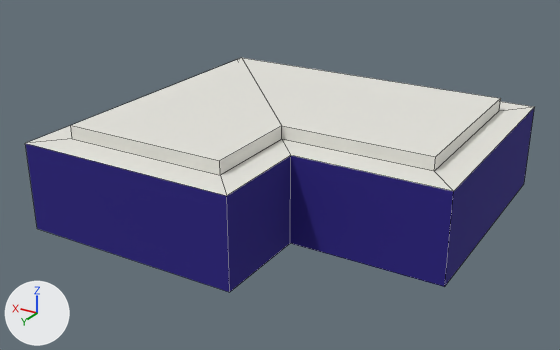
A saved change to the Blender file src/assets/scene.blend.
One viewpoint serves both versions: a camera (50 mm lens) standing at (-14.35, 27.17, 13.75) and looking at (0.42, 2.55, 1.44). The axes (+X, +Y, +Z) are drawn at lower left. The lights are the same throughout. Mesh edges are drawn as thin lines.

In view in the first picture: 'Room'.
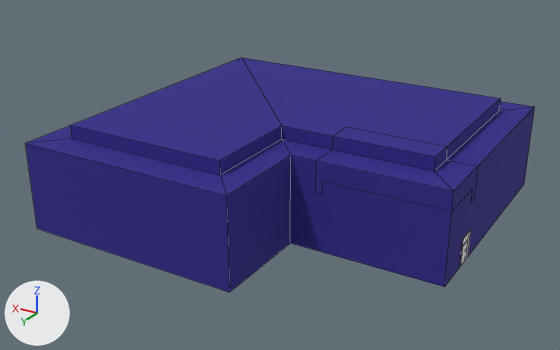
Changed parts and their boxes (x1, y1, x2, y2) in the pictures (560 x 350 px):
```json
{"object": "Counter1", "change": "shown", "after": [461, 230, 471, 265]}
{"part": 1, "of": "me_cube_001", "change": "recoloured", "before": [25, 108, 534, 292], "after": [25, 108, 534, 292]}
{"part": 2, "of": "me_cube_001", "change": "recoloured", "before": [26, 58, 534, 196], "after": [26, 58, 534, 196], "on screen": "white to blue"}
```

Scene script edits in JSON lines:
```json
{"op": "add", "block": "img_whitepaint_1_png", "code": ["img_whitepaint_1_png = load_image('whitepaint-1.png', 'textures/whitepaint-1.png', 64, 64, 'sRGB')"]}
{"op": "add", "block": "img_bluepaint_1_png", "code": ["img_bluepaint_1_png = load_image('bluepaint-1.png', 'textures/bluepaint-1.png', 64, 64, 'sRGB')"]}
{"op": "add", "block": "mat_whitepaint_1", "code": ["mat_whitepaint_1 = principled_material('whitepaint-1')", "mat_whitepaint_1.texture = img_whitepaint_1_png", "mat_whitepaint_1.roughness = 0.85", "mat_whitepaint_1.specular_ior_level = 0.3"]}
{"op": "add", "block": "mat_bluepaint_1", "code": ["mat_bluepaint_1 = principled_material('bluepaint-1')", "mat_bluepaint_1.texture = img_bluepaint_1_png", "mat_bluepaint_1.roughness = 0.85", "mat_bluepaint_1.specular_ior_level = 0.3"]}
{"block": "me_cube_001", "where": "# used by ob_room; location = (0.0, 0.0, 0.0); rotation_euler = (0.0, 0.0, 3.142), in degrees (0, 0, 180)"}
{"op": "remove", "block": "me_cube_001", "code": "me_cube_001.from_pydata(...)  # 24 vertices, 22 faces; spans x -7.5..7.5, y -9.0..5.0, z 0.0..4.0"}
{"op": "add", "block": "me_cube_001", "code": "me_cube_001.from_pydata(...)  # 42 vertices, 32 faces; spans x -7.5..7.5, y -9.0..5.0, z 0.0..4.1"}
{"block": "me_cube_001", "change": "me_cube_001 part 1: 6 faces spanning x -7.5..7.5, y -9.0..5.0, z 0.0..3.5 switch from mat_wall_1 (picture img_wall_1_png) to mat_bluepaint_1 (picture img_bluepaint_1_png)"}
{"block": "me_cube_001", "change": "me_cube_001 part 2: 14 faces spanning x -7.5..7.5, y -9.0..5.0, z 3.5..4.0 switch from mat_ceiling_1 (picture img_ceiling_1_png) to mat_bluepaint_1 (picture img_bluepaint_1_png)"}
{"op": "add", "block": "me_cube_001", "code": "me_cube_001.materials.append(mat_whitepaint_1)  # picture img_whitepaint_1_png"}
{"op": "remove", "block": "ob_counter1", "code": "ob_counter1.hide_set(True)"}
```
